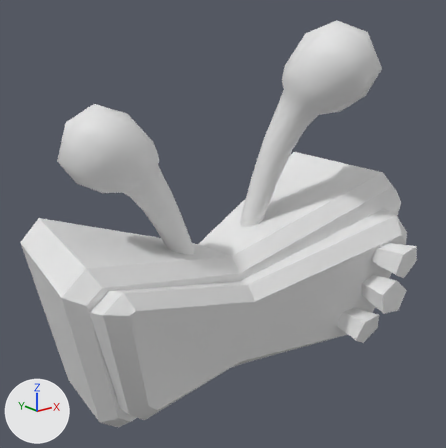
The FBX model MGSC/Assets/Art/Props/Game Play Props/SM_Alarm_01.fbx as it was, and as the next commit left it.
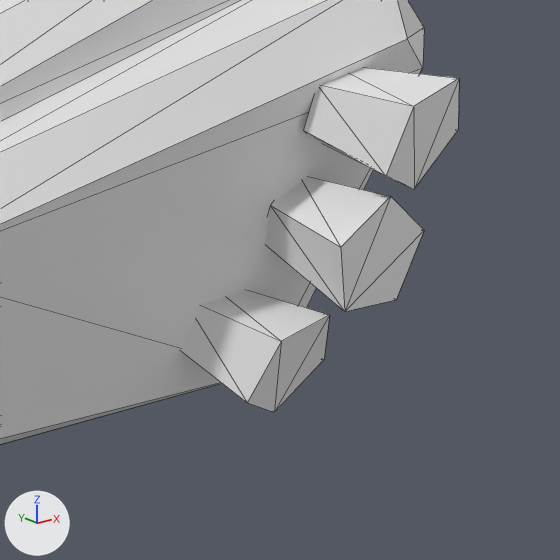
Each version is shown whole from a camera (50 mm lens) standing at (-0.388, -0.469, 0.371) and looking at (-0.003, 0.013, 0.178), then close up on the part from 64% to 100% of the width and 50% to 86% of the height. Every picture has the same lights, and +X, +Y and +Z are marked at lower left. The older version's two pictures come first. The close-ups show mesh edges as thin lines. Materials are left out; every surface is plain grey. Where no turn or scale is listed for an object, it has been applied to the vertices.

Objects in the first close-up: 'SM_Alarm_01'.
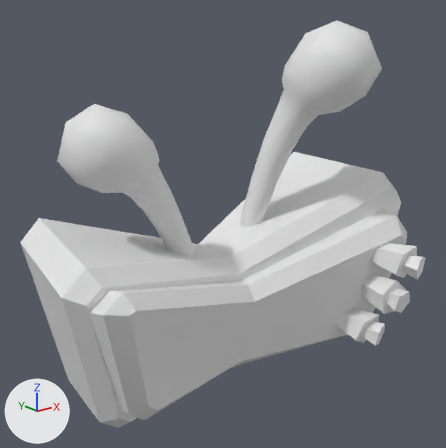
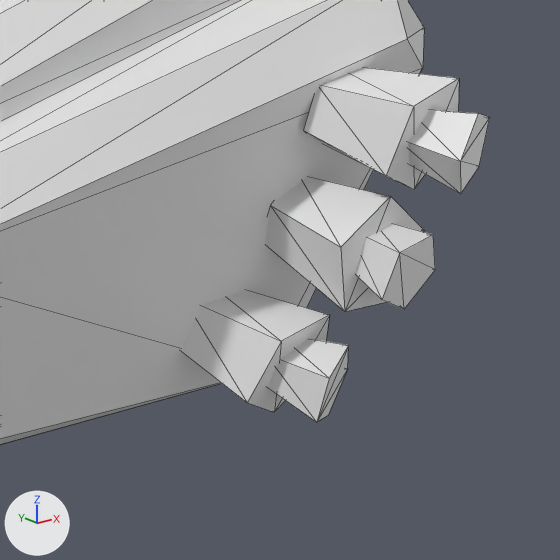
Boxes (x1, y1, x2, y2) around the edits, measured in the close-ups (560 x 560 px):
'SM_Alarm_01', reshaped
    before: (0, 0, 459, 445)
    after: (0, 0, 490, 445)
part 1 of me_mesh, added
    after: (268, 110, 490, 422)

Edits to the bpy script that builds the scene:
```text
Change me_mesh:
    used by ob_sm_alarm_01; location = (0.0, 0.0, 0.0)
    remove me_mesh.from_pydata(...)  # 262 vertices, 479 faces; spans x -0.201..0.237, y -0.096..0.113, z -0.005..0.381
    add me_mesh.from_pydata(...)  # 292 vertices, 518 faces; spans x -0.201..0.237, y -0.112..0.113, z -0.005..0.381
    me_mesh part 1
    30 vertices are added at x 0.135..0.192, y -0.112..-0.06, z 0.026..0.136
    39 new faces join them
```
